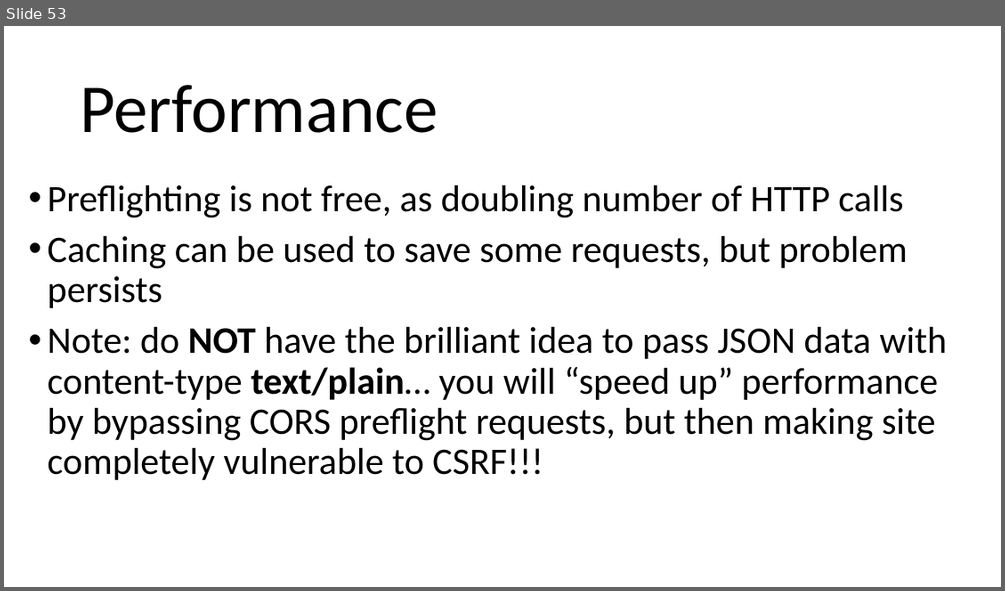
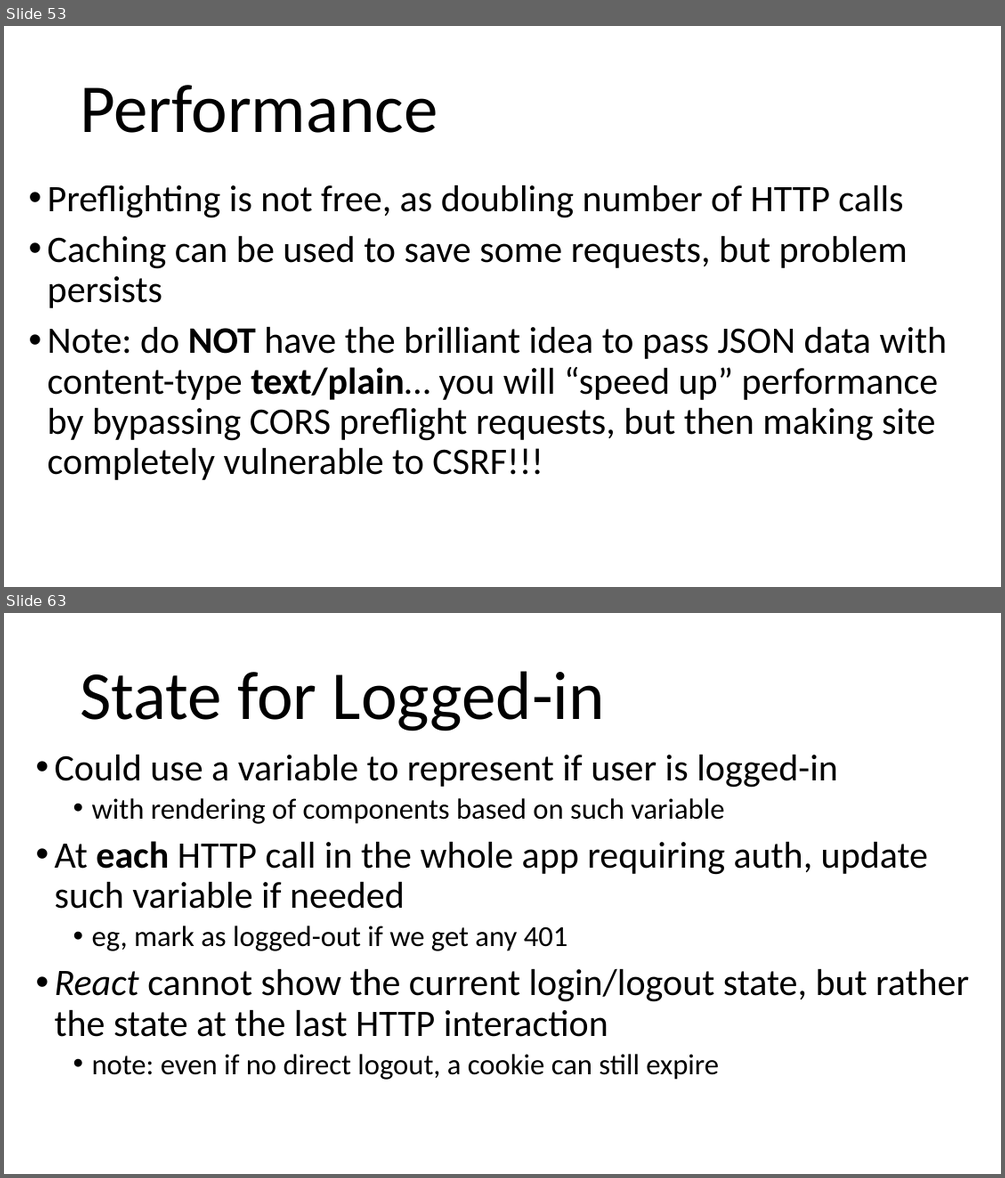
Before and after one commit to arcuri82/web_development_and_api_design, a slide deck: docs/slides/lesson_08.pptx. Shown one above the other, each under a label of ours: slide 53 before the commit, slides 53 and 63 after it; the slides between them are not shown. The pictures are 1005x591 and 1005x1178 pixels, drawn with LibreOffice and Linux fonts; fonts in the diff are those of the drawing. Boxes give left, top, right and bottom in pixels: in the first picture for what was removed or moved away, otherwise in the second. Text is boxed around its words. In the diff, an @@ line names an element or a change of style, - is before the commit and + after.

```diff
--- a/docs/slides/lesson_08.pptx
+++ b/docs/slides/lesson_08.pptx
@@ slide 63 added at <box>4,613,1001,1174</box>, background #FFFFFF @@
@@ title added at <box>80,671,605,731</box>, 66 pt, text #000000 @@
+State for Logged-in
@@ text added at <box>55,755,969,1079</box>, 36 pt, text #000000 @@
+• Could use a variable to represent if user is logged-in
+  • with rendering of components based on such variable
+• At each HTTP call in the whole app requiring auth, update such variable if needed
+  • eg, mark as logged-out if we get any 401
+• React cannot show the current login/logout state, but rather the state at the last HTTP interaction
+  • note: even if no direct logout, a cookie can still expire
```
Also in this commit, not shown: 3 slides changed, 10 other slides added, 4 slides removed, 1 other file.
